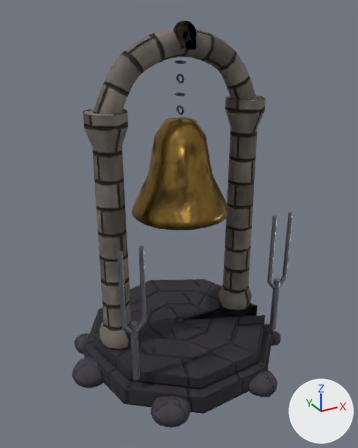
Two versions of the glTF model unity/Kernwacht_Unity/Assets/Kernwacht/Models/tower/resonator.glb, one commit apart.
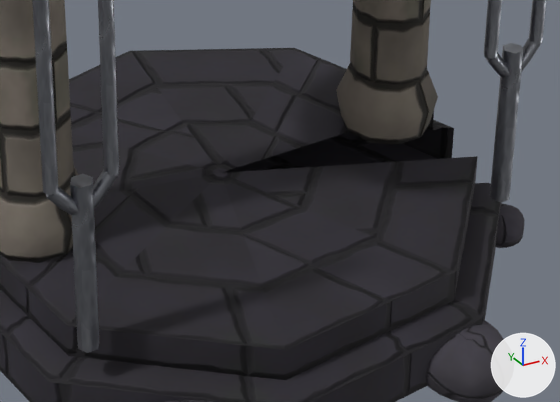
The first picture shows the older version from a 50 mm lens placed at (-0.916, -1.655, 1.438), pointed at (-0.024, -0.034, 0.627). The close-ups show the older and then the newer version on the part from 30% to 82% of the width and 59% to 89% of the height of that picture. Only the edits that show in the close-ups are written down. Lighting does not change. The marker at lower right points along +X, +Y and +Z. Vertices at exactly the same position are counted once.

In view in the first close-up: 'Base'.
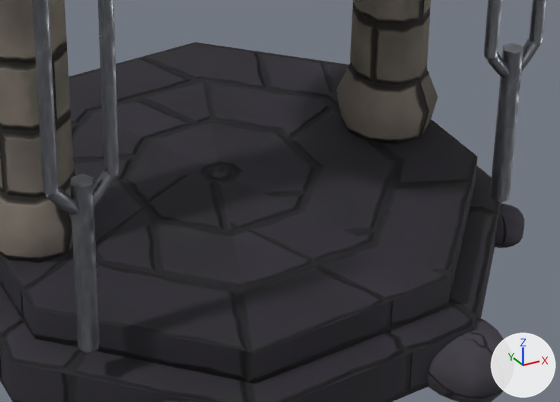
Boxes (x1, y1, x2, y2) around the edits, measured in the close-ups (560 x 402 px; the box of a moved part takes in the faces that stretch with it):
part 1 of me_base, moved or reshaped: before (130, 48, 454, 173); after (195, 42, 491, 183)
part 2 of me_base, surface changed: before (0, 51, 496, 402); after (0, 42, 496, 402)

Patch to the scene script:
```diff
--- a/unity/Kernwacht_Unity/Assets/Kernwacht/Models/tower/resonator.glb.py
+++ b/unity/Kernwacht_Unity/Assets/Kernwacht/Models/tower/resonator.glb.py
@@ me_base @@
 # used by ob_base; parent = ob_resonator; location = (0.0, 0.0, 0.0)
-me_base.from_pydata(...)  # 3001 vertices, 5812 faces; spans x -0.515..0.44, y -0.472..0.47, z -0.035..1.392
+me_base.from_pydata(...)  # 2996 vertices, 5812 faces; spans x -0.515..0.438, y -0.472..0.47, z -0.035..1.392
+# me_base part 1
+# 10 vertices are removed from x 0.293..0.44, y 0.0..0.295, z 0.0..0.13
+# 20 faces are deleted
+# 30 vertices move from x -0.432..0.188, y -0.421..0.438, z 0.0..0.13 to x -0.407..0.168, y -0.407..0.407, z 0.0..0.13
+# 5 vertices are added at (0.407, 0.168, 0.0), (0.407, 0.168, 0.072), (0.383, 0.159, 0.081), (0.366, 0.152, 0.081), (0.366, 0.152, 0.13)
+# 20 new faces join them, mat_stone_dark
+# me_base part 2: 60 kept faces spanning x -0.407..0.407, y -0.407..0.407, z 0.0..0.13 get new texture (UV) coordinates
 me_base.materials.append(mat_stone_dark)
```
